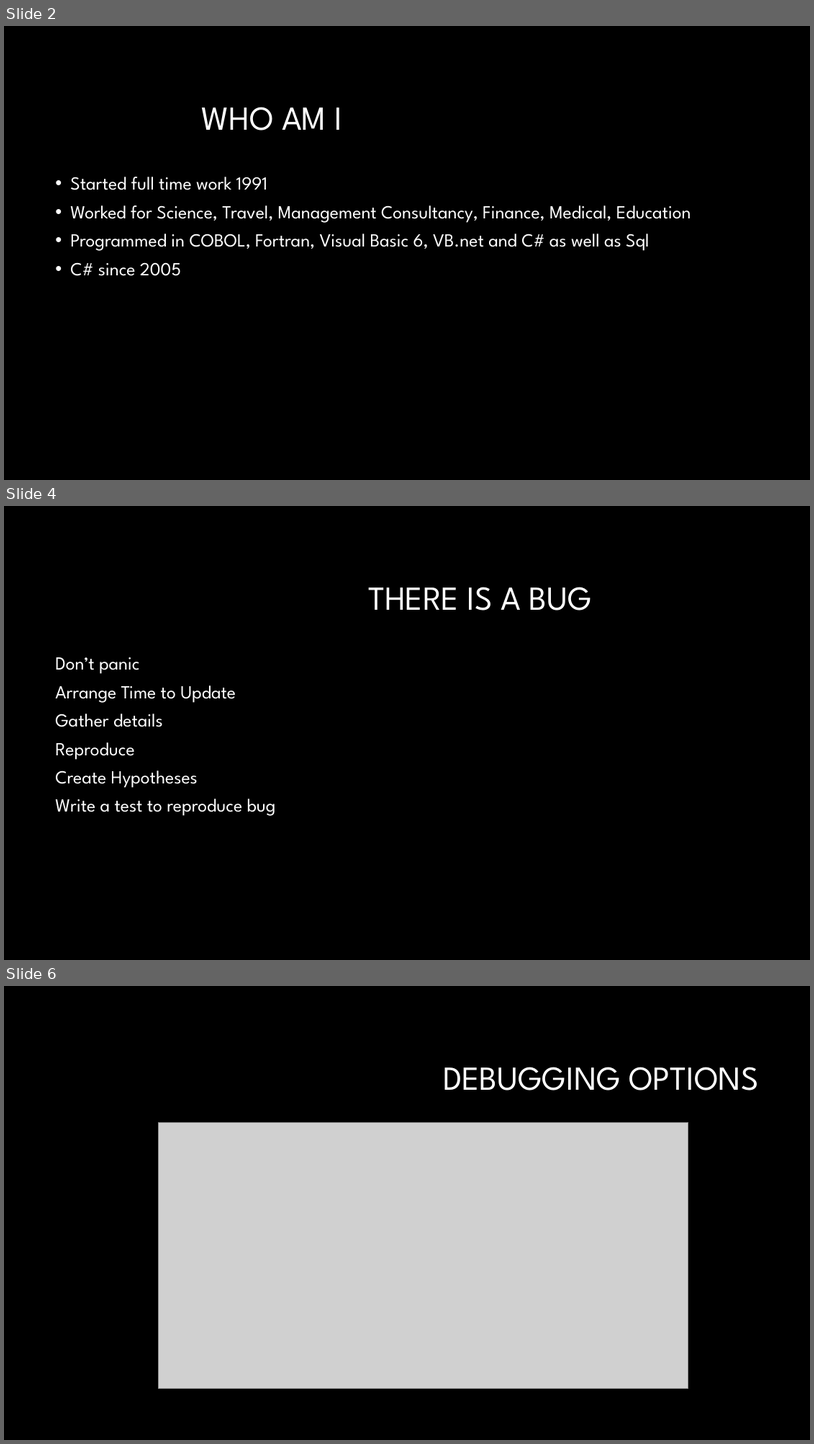
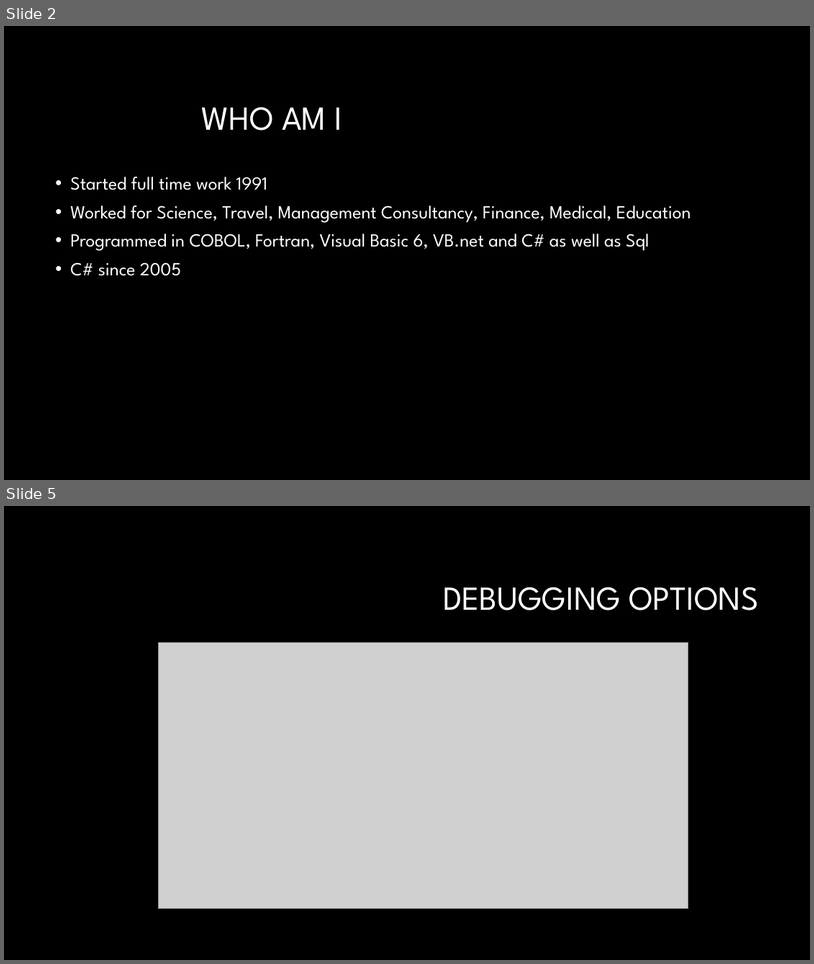
Before and after one commit to GBPhilip/Debugging, a slide deck: Debugging1.pptx. Shown one above the other, each under a label of ours: slides 2, 4 and 6 before the commit, slides 2 and 5 after it; the slides between them are not shown. The pictures are 814x1444 and 814x964 pixels, drawn with LibreOffice and Linux fonts; fonts in the diff are those of the drawing; grey boxes stand for pictures; background and template pictures are left out. Boxes give left, top, right and bottom in pixels: in the first picture for what was removed or moved away, otherwise in the second. Text is boxed around its words. In the diff, an @@ line names an element or a change of style, - is before the commit and + after.

```diff
--- a/Debugging1.pptx
+++ b/Debugging1.pptx
@@ slide 4 removed at box(4, 506, 810, 960), background #000000 @@
@@ title removed at box(368, 587, 592, 610) @@
-THERE IS A BUG
@@ text removed at box(55, 657, 276, 816) @@
-Don’t panic
-Arrange Time to Update
-Gather details
-Reproduce
-Create Hypotheses
-Write a test to reproduce bug
@@ what was slide 6 is now slide 5 @@
```
Also in this commit, not shown: 11 slides changed, 1 other slide removed, 8 other files.
